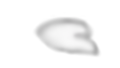
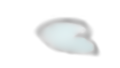
Layers edited between the first and the second 120 × 68 image:
painted on "Layer" over [38, 22, 94, 54]
